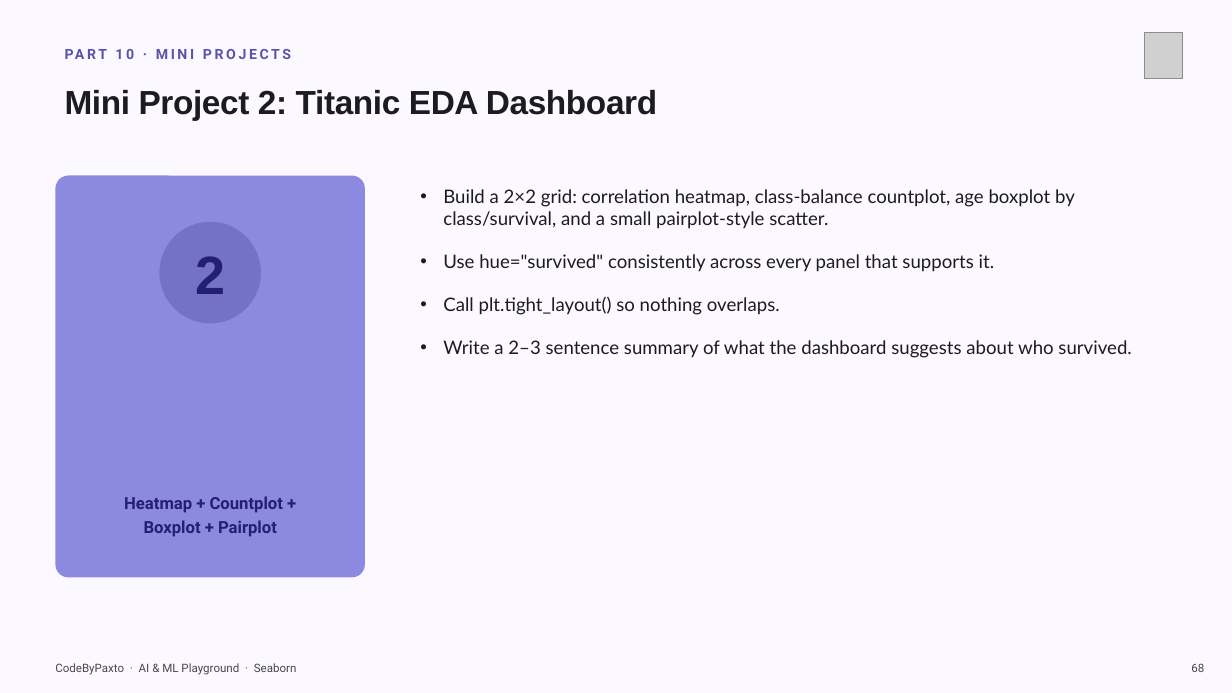
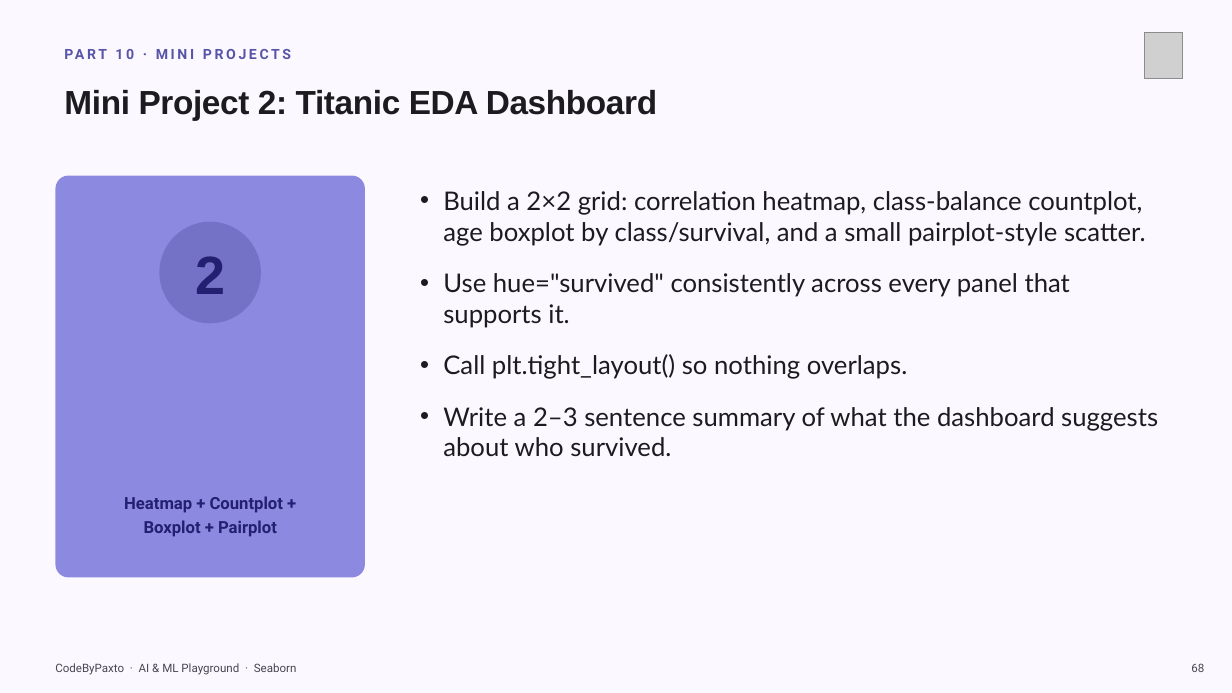
Before and after one commit to waseem-development/ai-and-ml-playground, a slide deck: slide 68 of slides/7_seaborn/Seaborn_AI_ML_Playground.pptx. Drawn at 1232x693 pixels with LibreOffice and Linux fonts; fonts in the diff are those of the drawing; grey boxes stand for pictures. Boxes give left, top, right and bottom in pixels: in the first picture for what was removed or moved away, otherwise in the second. Text is boxed around its words. In the diff, an @@ line names an element or a change of style, - is before the commit and + after.

```diff
--- a/slides/7_seaborn/Seaborn_AI_ML_Playground.pptx
+++ b/slides/7_seaborn/Seaborn_AI_ML_Playground.pptx
@@ text "Build a 2×2 grid: correlation ..." at <box>443,191,1158,457</box>: size 14.5 to 20 pt @@
```
Also in this commit, not shown: 6 other slides changed, 13 other files.
